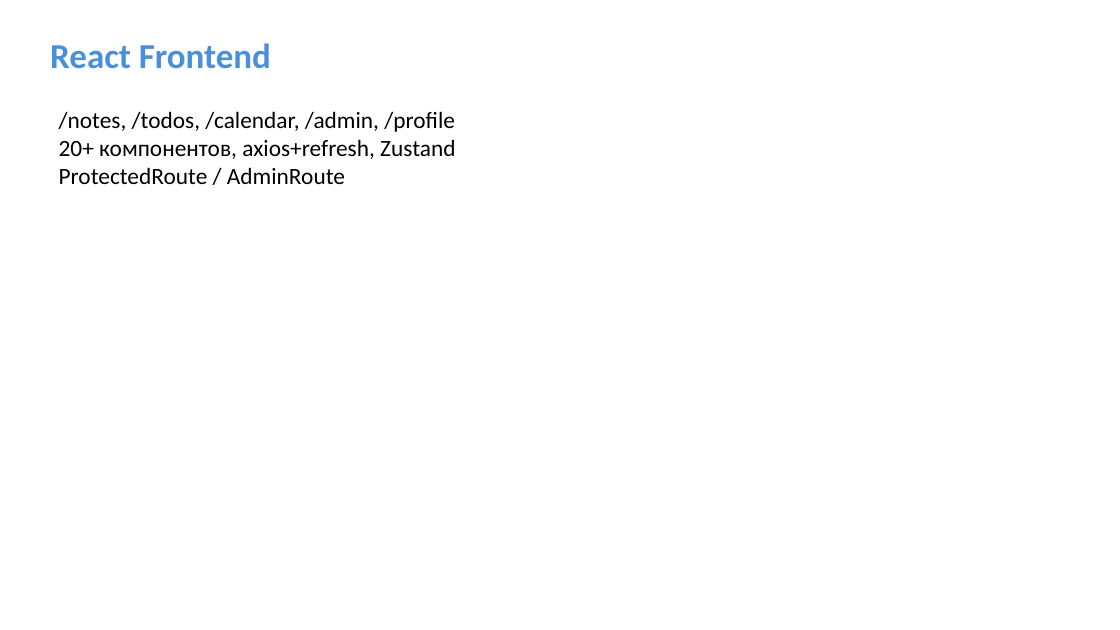
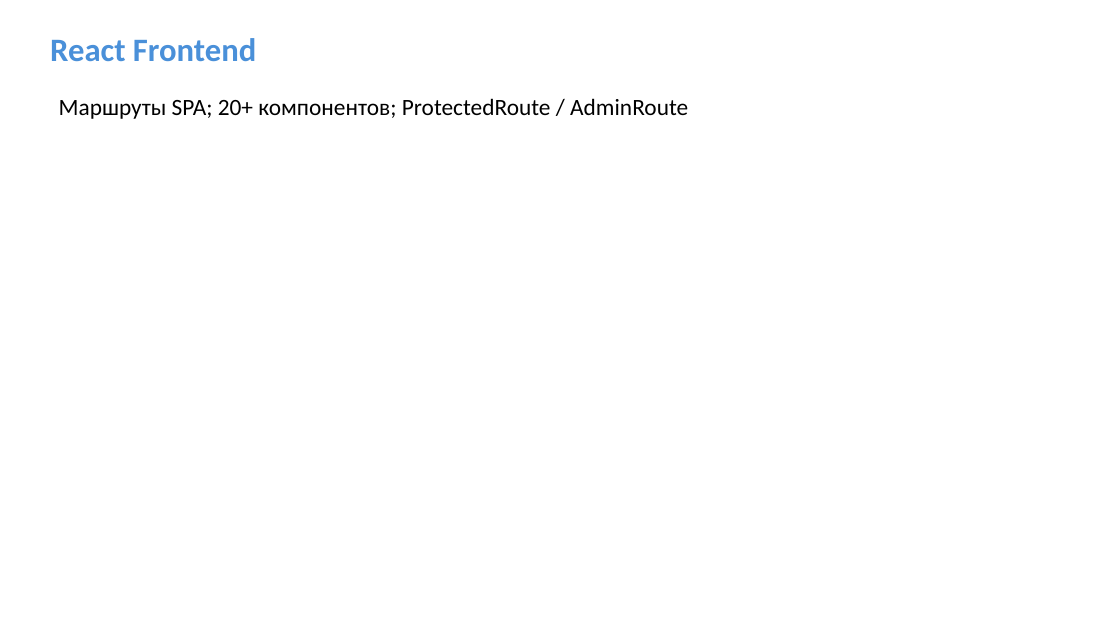
Before and after one commit to Sergei0319/ticktick-diplom, a slide deck: slide 6 of presentation/Презентация_TickTick_диплом.pptx. Drawn at 1120x630 pixels with LibreOffice and Linux fonts; fonts in the diff are those of the drawing. Boxes give left, top, right and bottom in pixels: in the first picture for what was removed or moved away, otherwise in the second. Text is boxed around its words. In the diff, an @@ line names an element or a change of style, - is before the commit and + after.

```diff
--- a/presentation/Презентация_TickTick_диплом.pptx
+++ b/presentation/Презентация_TickTick_диплом.pptx
@@ text "React Frontend" at (50,38,256,61): size 30 to 28 pt @@
@@ text at (59,98,688,119): text changed @@
-/notes, /todos, /calendar, /admin, /profile
-20+ компонентов, axios+refresh, Zustand
-ProtectedRoute / AdminRoute
+Маршруты SPA; 20+ компонентов; ProtectedRoute / AdminRoute
```
Also in this commit, not shown: 6 other slides changed, 3 slides added, 3 slides removed, 1 other file.
